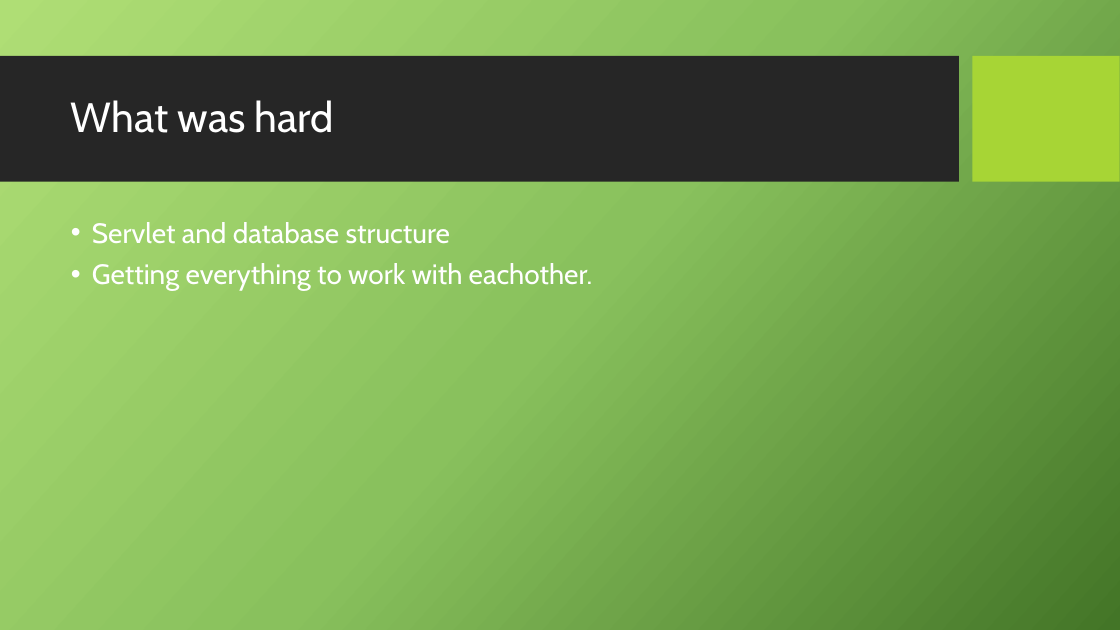
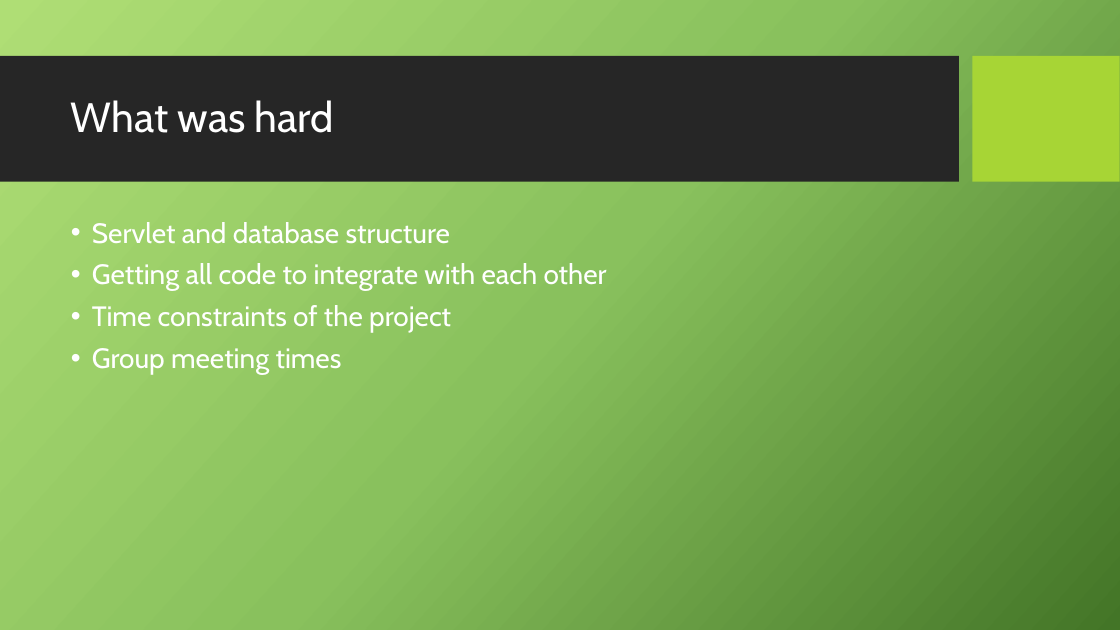
Before and after one commit to aaronbroughton/411GroupProject, a slide deck: slide 5 of Documentation/FAAR.pptx. Drawn at 1120x630 pixels with LibreOffice and Linux fonts; fonts in the diff are those of the drawing; background and template pictures are left out. Boxes give left, top, right and bottom in pixels: in the first picture for what was removed or moved away, otherwise in the second. Text is boxed around its words. In the diff, an @@ line names an element or a change of style, - is before the commit and + after.

```diff
--- a/Documentation/FAAR.pptx
+++ b/Documentation/FAAR.pptx
@@ text at box(92, 263, 607, 375): text changed @@
-• Getting everything to work with eachother.
+• Getting all code to integrate with each other
+• Time constraints of the project
+• Group meeting times
```
Also in this commit, not shown: 1 other slide changed.
